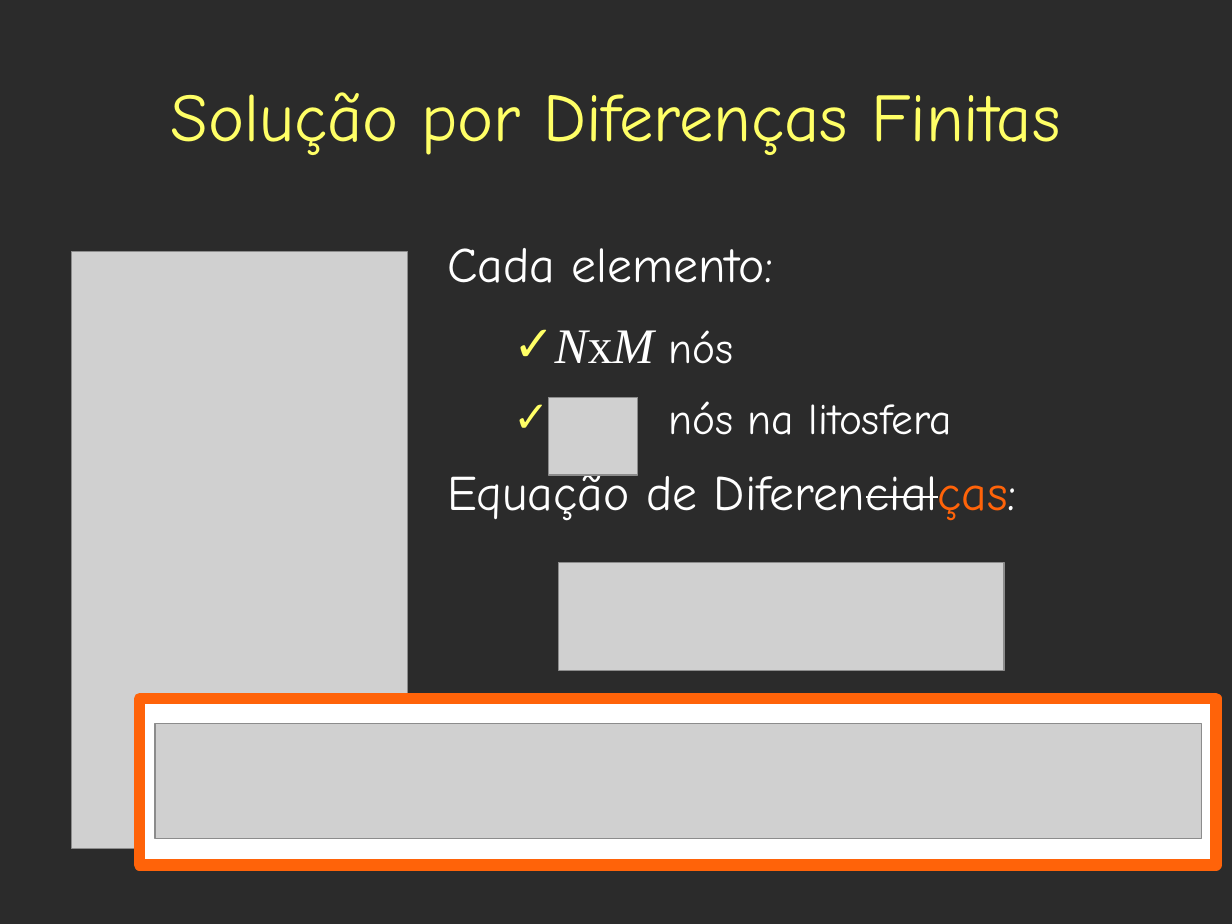
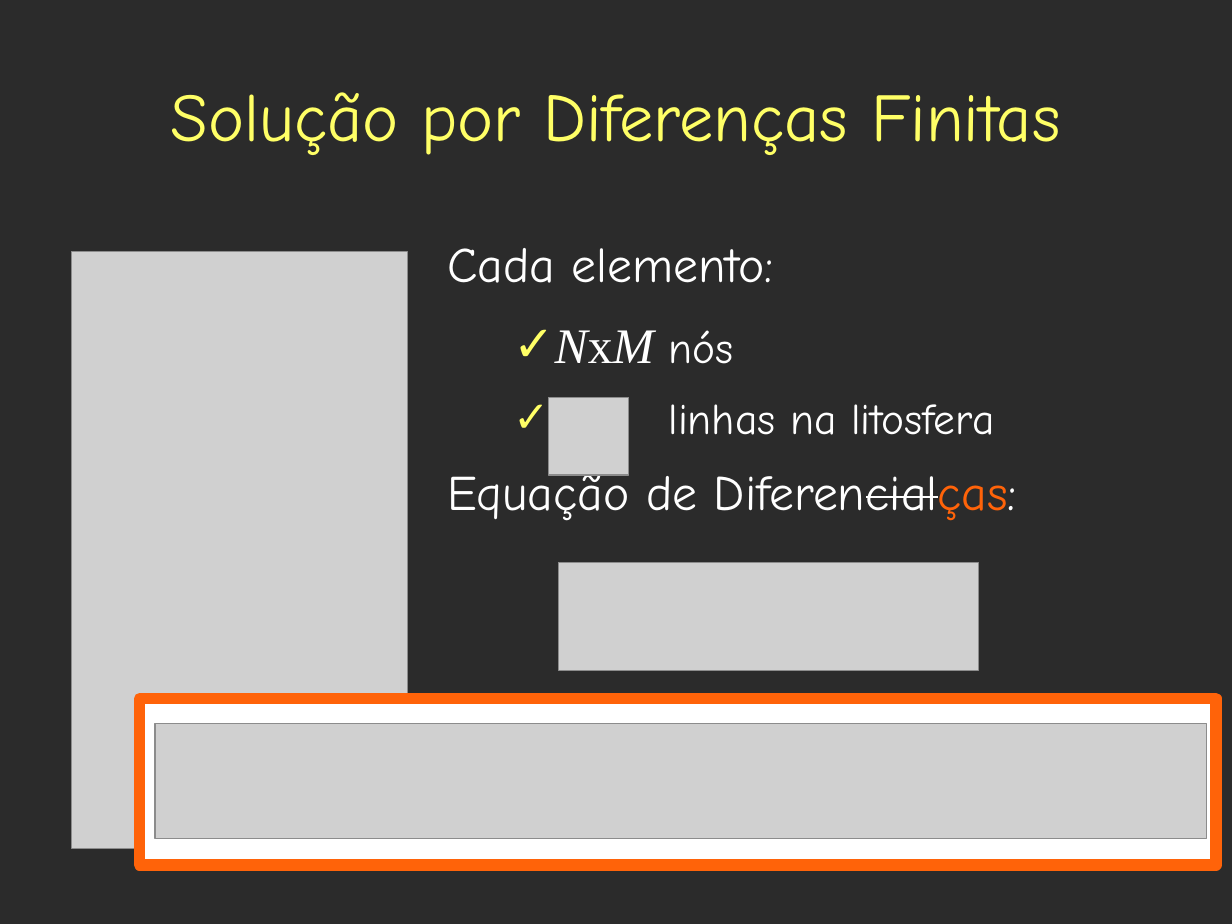
Before and after one commit to leouieda/geothermics, a slide deck: slide 18 of presentations/vba/vba.odp. Drawn at 1232x924 pixels with LibreOffice and Linux fonts; fonts in the diff are those of the drawing; grey boxes stand for pictures; background and template pictures are left out; a plain dark background stands for a picture behind light text. Boxes give left, top, right and bottom in pixels: in the first picture for what was removed or moved away, otherwise in the second. Text is boxed around its words. In the diff, an @@ line names an element or a change of style, - is before the commit and + after.

```diff
--- a/presentations/vba/vba.odp
+++ b/presentations/vba/vba.odp
@@ picture: place and size @@
-picture at box(549, 397, 638, 475)
+picture at box(549, 397, 629, 475)
@@ text at box(669, 404, 994, 435): text changed @@
-  ✓ nós na litosfera
+  ✓ linhas na litosfera
@@ picture: place and size @@
-picture at box(559, 562, 1005, 671)
+picture at box(559, 562, 978, 671)
@@ picture: place and size @@
-picture at box(155, 724, 1202, 838)
+picture at box(155, 724, 1207, 838)
```
Also in this commit, not shown: 3 other slides changed, 4 other files.
